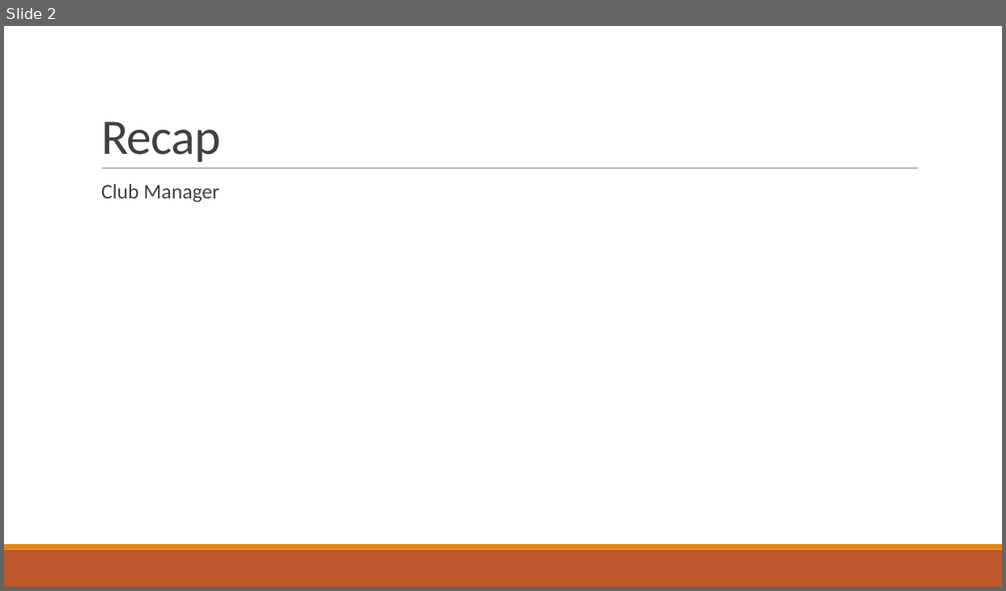
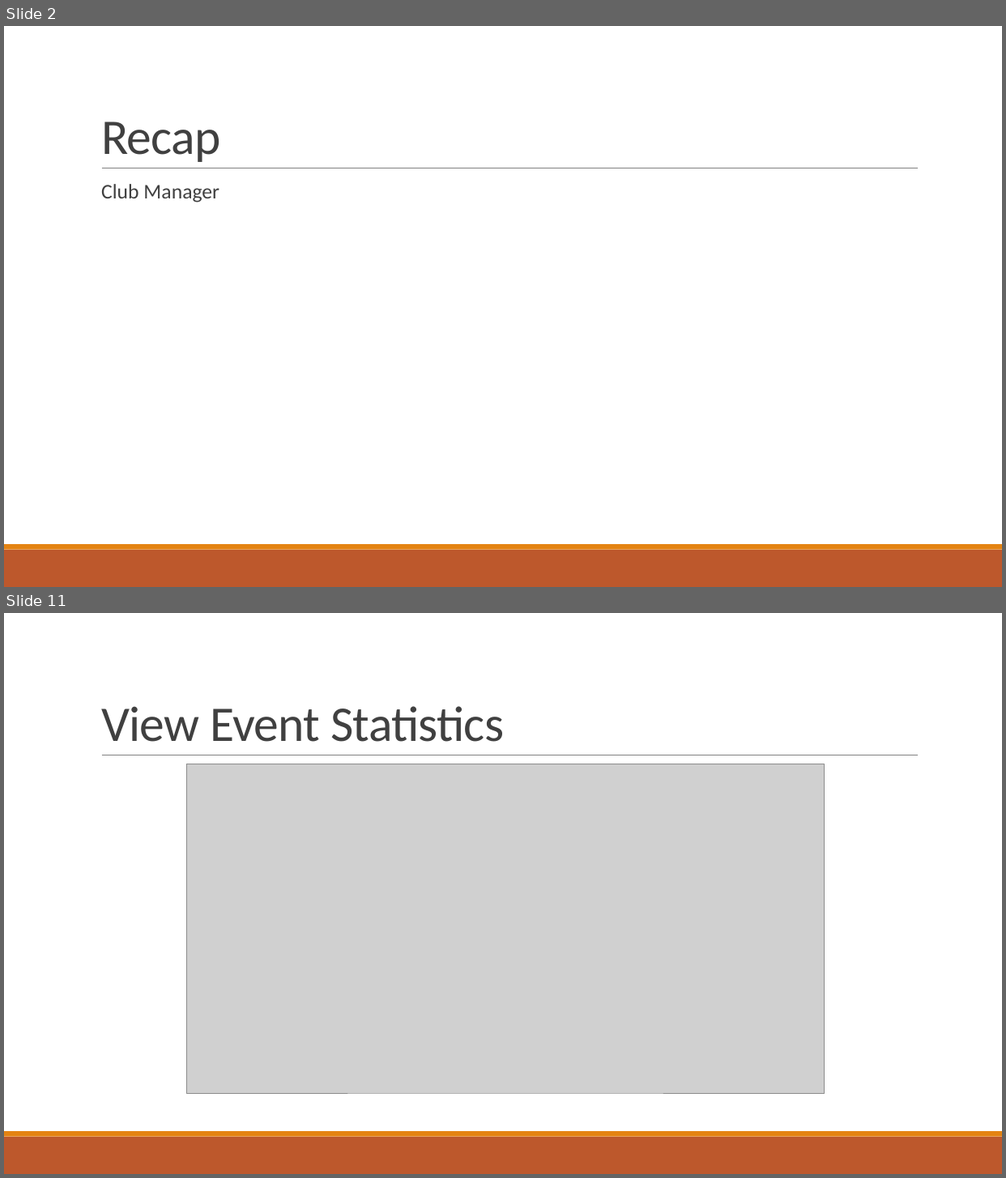
Before and after one commit to amgabriel45/CS495ClubStuff, a slide deck: Crimson Clubs (Design).pptx. Shown one above the other, each under a label of ours: slide 2 before the commit, slides 2 and 11 after it; the slides between them are not shown. The pictures are 1006x591 and 1006x1178 pixels, drawn with LibreOffice and Linux fonts; fonts in the diff are those of the drawing; grey boxes stand for pictures. Boxes give left, top, right and bottom in pixels: in the first picture for what was removed or moved away, otherwise in the second. Text is boxed around its words. In the diff, an @@ line names an element or a change of style, - is before the commit and + after.

```diff
--- a/Crimson Clubs (Design).pptx
+++ b/Crimson Clubs (Design).pptx
@@ slide 11 added at (4,613,1002,1174), background #FFFFFF; not listed: 3 template elements that a slide beside it also shows @@
@@ title added at (101,706,504,742), 48 pt, text #404040 @@
+View Event Statistics
@@ picture added at (187,764,824,1093) @@
```
Also in this commit, not shown: 1 slide changed, 8 other slides added, 1 slide removed.
